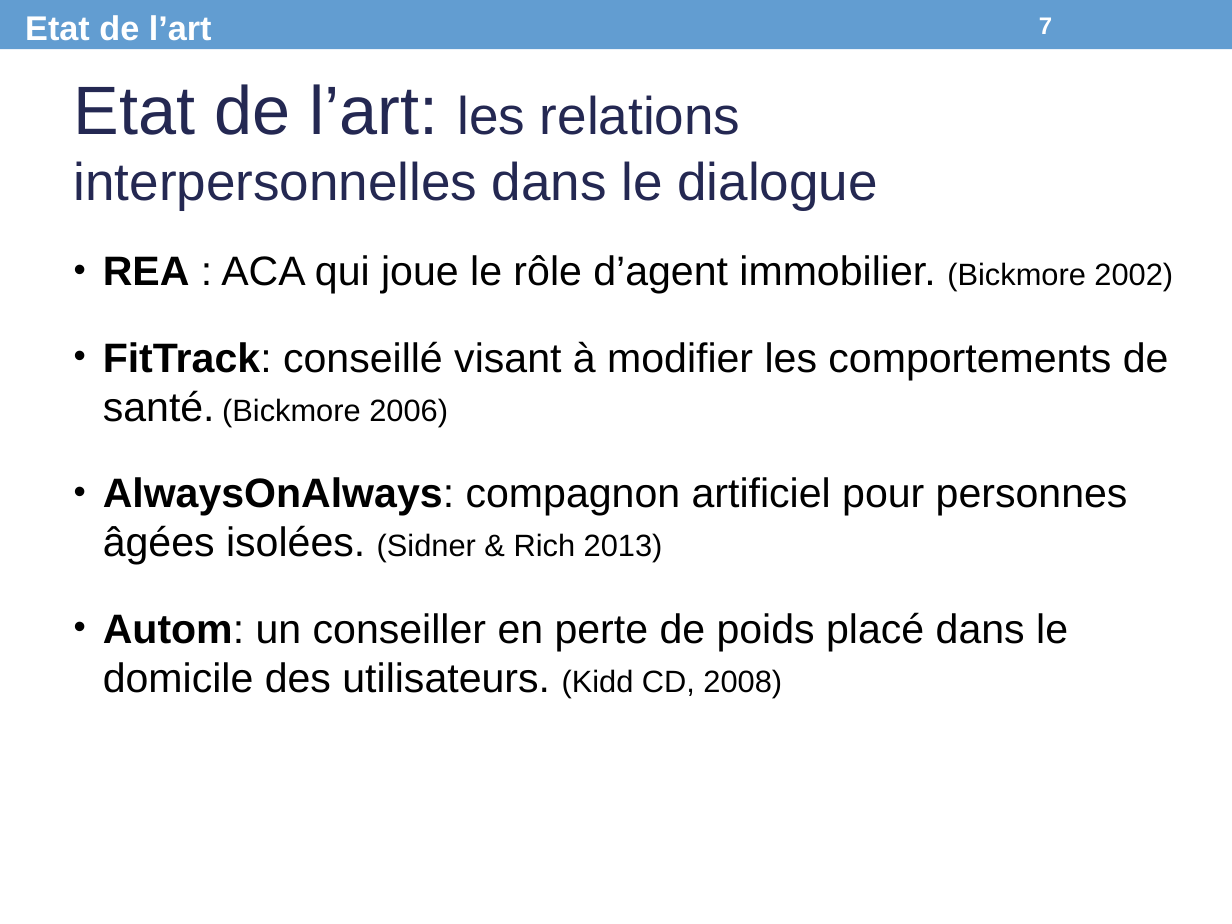
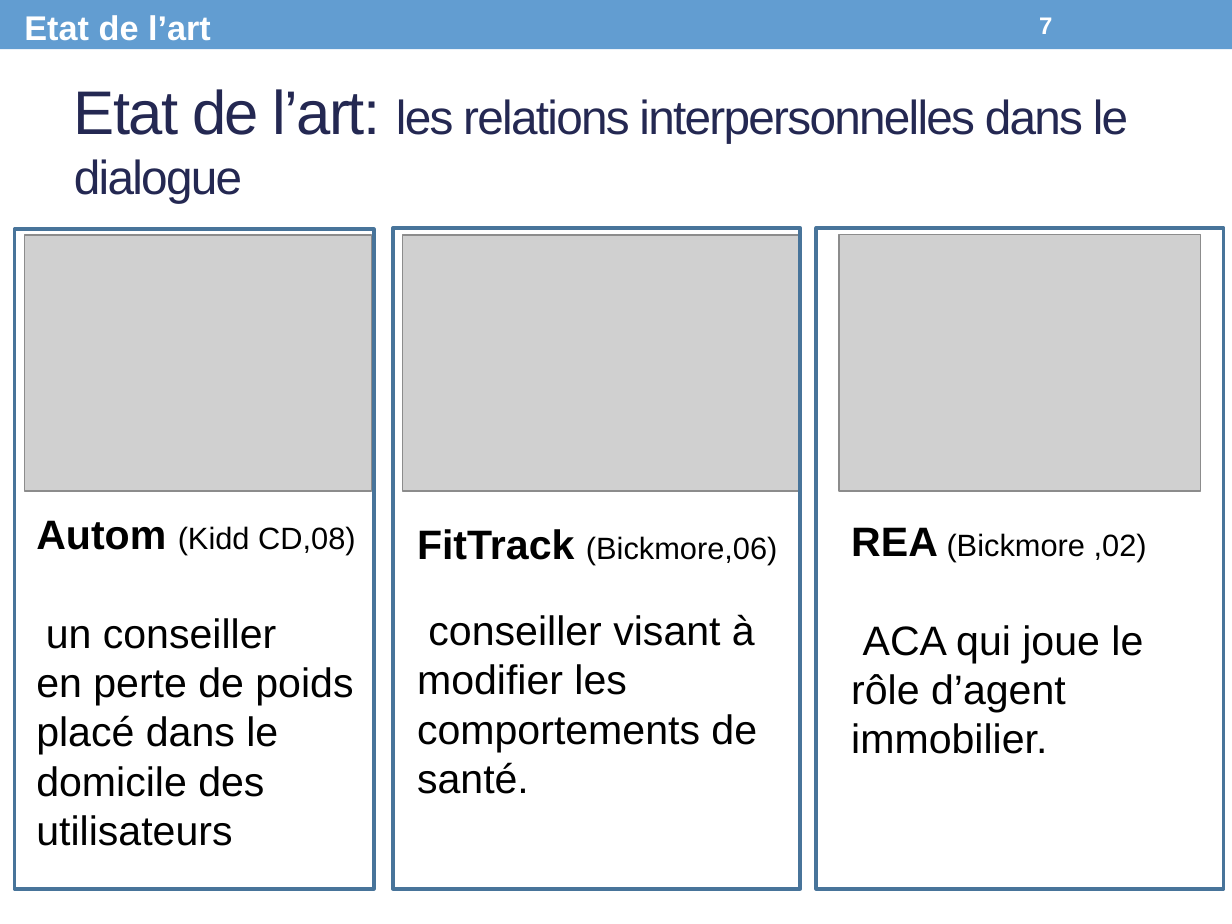
Before and after one commit to Olydia/Discolog, a slide deck: slide 7 of papers/Presentations/CPU_Presentation.pptx. Drawn at 1232x924 pixels with LibreOffice and Linux fonts; fonts in the diff are those of the drawing; grey boxes stand for pictures. Boxes give left, top, right and bottom in pixels: in the first picture for what was removed or moved away, otherwise in the second. Text is boxed around its words. In the diff, an @@ line names an element or a change of style, - is before the commit and + after.

Commit message:
final presentation

```diff
--- a/papers/Presentations/CPU_Presentation.pptx
+++ b/papers/Presentations/CPU_Presentation.pptx
@@ title "Etat de l’art: les relations ..." at bbox=[74, 89, 1128, 203]: size 40 to 36 pt in "Etat de l’art:"; size 31 to 27.9 pt in "les relations interpersonnelles dans le dialogue"; letter spacing 0 to -1 pt @@
@@ rectangle added at bbox=[15, 229, 375, 888], fill #FFFFFF, outline #49749B 2.08 pt @@
@@ picture added at bbox=[25, 235, 372, 492] @@
@@ rectangle added at bbox=[393, 228, 801, 888], outline #49749B 2.08 pt @@
@@ picture added at bbox=[403, 235, 801, 492] @@
@@ rectangle added at bbox=[817, 228, 1225, 888], outline #49749B 2.08 pt @@
@@ picture added at bbox=[839, 234, 1201, 490] @@
@@ text removed at bbox=[103, 255, 1173, 698] @@
-• REA : ACA qui joue le rôle d’agent immobilier. (Bickmore 2002)
-• FitTrack: conseillé visant à modifier les comportements de santé. (Bickmore 2006)
-• AlwaysOnAlways: compagnon artificiel pour personnes âgées isolées. (Sidner & Rich 2013)
-• Autom: un conseiller en perte de poids placé dans le domicile des utilisateurs. (Kidd CD, 2008)
@@ text added at bbox=[36, 520, 356, 846], 24 pt, text #000000 @@
+Autom (Kidd CD,08)
+un conseiller en perte de poids placé dans le domicile des utilisateurs
@@ text added at bbox=[417, 529, 778, 794], 24 pt, text #000000 @@
+FitTrack (Bickmore,06)
+conseiller visant à modifier les comportements de santé.
@@ text added at bbox=[851, 527, 1147, 754], 24 pt, text #000000 @@
+REA (Bickmore ,02)
+ACA qui joue le rôle d’agent immobilier.
```
Also in this commit, not shown: 27 other slides changed, 4 slides added, 1 slide removed, 8 other files.
